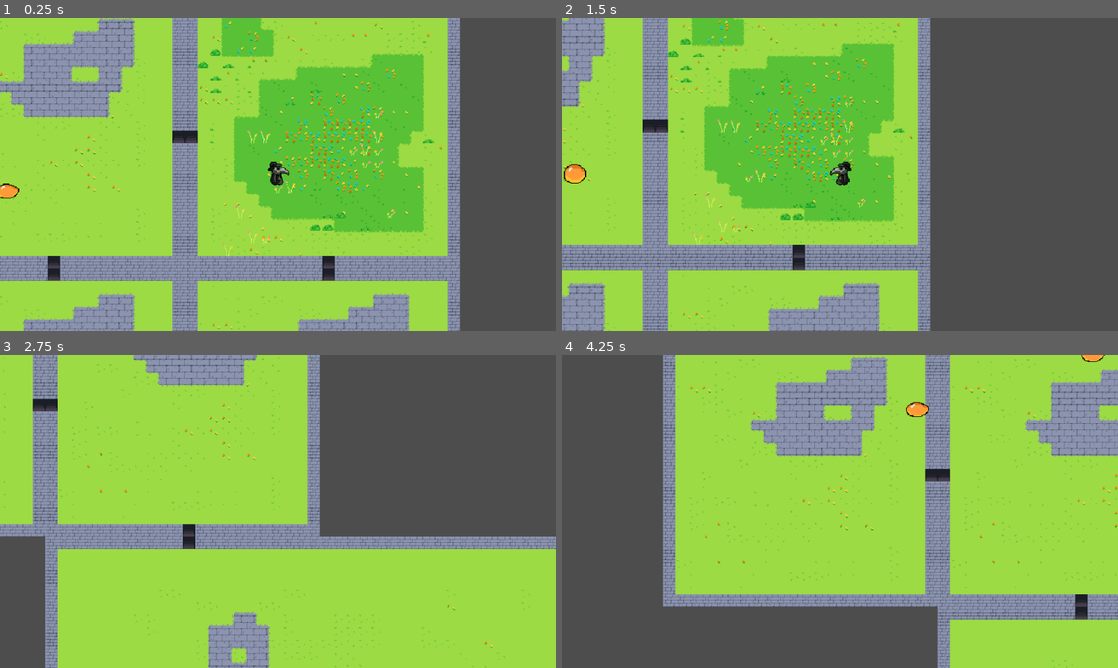
Above: before the commit, frames 1-4 (two rows, left to right).
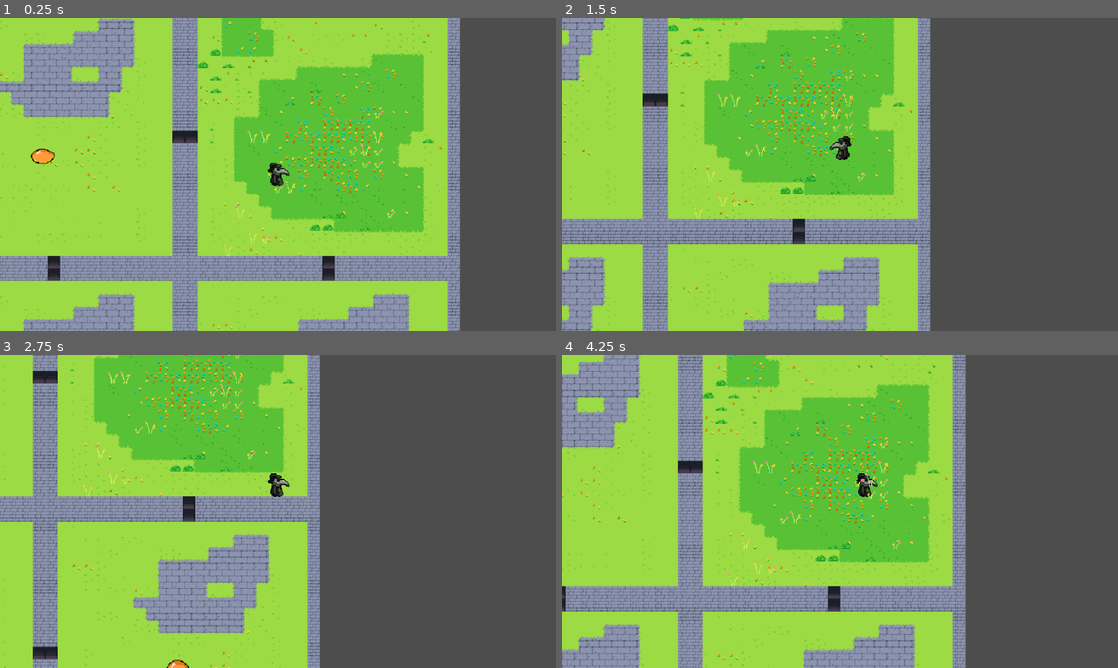
Above: after the commit, the same moments.

Repository: JohnHuber99/Black-Tower
Game: Godot game, scene res://Scenes/main.tscn
Same seed, same stepped clock (60 frames per second), same inputs: the game is played once before the commit and once after it.
Inputs (mouse positions are in pixels of both pictures, inside the frame that each line leads up to):
- Up to frame 1 (0.25 s): no input
- Up to frame 2 (1.5 s): move the mouse to (962, 158) at 0.52 s; hold D (right) 0.53-1.28 s; click (962, 158) at 0.6 s; move the mouse to (728, 190) at 1.27 s; hold S (down) from 1.28 s (still down); tap K (down_camera, bound only after the commit) at 1.35 s
- Up to frame 3 (2.75 s): move the mouse to (333, 442) at 2.02 s; release S (down) at 2.03 s; hold D (right) from 2.03 s (still down); hold Down (down_camera, bound only before the commit) from 2.03 s (still down)
- Up to frame 4 (4.25 s): move the mouse to (812, 574) at 2.77 s; release D (right) at 2.78 s; release Down (down_camera, bound only before the commit) at 2.78 s; hold W (up) 2.78-3.53 s; tap J (left_camera, bound only after the commit) at 2.85 s; move the mouse to (1006, 558) at 3.52 s; hold A (left) from 3.53 s (still down); hold Left (left_camera, bound only before the commit) from 3.53 s (still down)

The runs differ from the first frame. In frame 1, 0.4% of the frame differs, in the area x 0-53%, y 41-58%; in frame 2, 27%; in frame 3, 49%; in frame 4, 87%, in the area x 0-100%, y 0-100%.

Commit message:
Edited slime enemy and fixed big room bug

Diff:
--- a/Rooms/Big_Room.tscn
+++ b/Rooms/Big_Room.tscn
@@ -82,8 +82,11 @@
 sources/0 = SubResource("TileSetAtlasSource_vs6hy")
 sources/1 = SubResource("TileSetAtlasSource_oj5t8")
 
+[sub_resource type="RectangleShape2D" id="RectangleShape2D_rscgm"]
+size = Vector2(672, 672)
+
 [node name="Big Room" type="Node2D"]
-metadata/_edit_horizontal_guides_ = [-411.0]
+metadata/_edit_horizontal_guides_ = [0.0]
 
 [node name="BigRoomMapLayer" type="TileMapLayer" parent="."]
 position = Vector2(16, -96)
@@ -95,3 +98,9 @@
 position = Vector2(16, -96)
 tile_map_data = PackedByteArray("AAAAANr/AAAEAAAAAAAPANr/AAAEAAAAAAAPAOD/AQADAAAAAAAQANr/AAAEAAAAAAAqAP//AAAEAAAAAAD//9 …(3664 unchanged characters)…
 tile_set = SubResource("TileSet_7ugto")
+
+[node name="Area2D" type="Area2D" parent="."]
+
+[node name="CollisionShape2D" type="CollisionShape2D" parent="Area2D"]
+position = Vector2(352, -352)
+shape = SubResource("RectangleShape2D_rscgm")
--- a/Rooms/Boss_Room.tscn
+++ b/Rooms/Boss_Room.tscn
@@ -82,6 +82,9 @@
 sources/0 = SubResource("TileSetAtlasSource_6y5pn")
 sources/1 = SubResource("TileSetAtlasSource_avxoj")
 
+[sub_resource type="RectangleShape2D" id="RectangleShape2D_xcstg"]
+size = Vector2(672, 672)
+
 [node name="Boss_Room" type="Node2D"]
 
 [node name="BossRoomMapLayer" type="TileMapLayer" parent="."]
@@ -92,3 +95,9 @@
 z_index = -1
 tile_map_data = PackedByteArray("AAAAAOL/AAAHAAAAAAAAAOP/AAAEAAAAAAAAAOT/AAAHAAAAAAAAAOX/AAAGAAQAAAAAAOb/AAAEAAAAAAAAAO …(6960 unchanged characters)…
 tile_set = SubResource("TileSet_dthx4")
+
+[node name="Area2D" type="Area2D" parent="."]
+
+[node name="CollisionShape2D" type="CollisionShape2D" parent="Area2D"]
+position = Vector2(352, -352)
+shape = SubResource("RectangleShape2D_xcstg")
--- a/Rooms/Long_Room.tscn
+++ b/Rooms/Long_Room.tscn
@@ -82,6 +82,9 @@
 sources/0 = SubResource("TileSetAtlasSource_voxej")
 sources/1 = SubResource("TileSetAtlasSource_scouk")
 
+[sub_resource type="RectangleShape2D" id="RectangleShape2D_fstr7"]
+size = Vector2(672, 320)
+
 [node name="Long Room" type="Node2D"]
 
 [node name="LongRoomMapLayer" type="TileMapLayer" parent="."]
@@ -92,3 +95,9 @@
 z_index = -1
 tile_map_data = PackedByteArray("AAAVAO7/AQADAAAAAAAVAO//AQADAAAAAAAVAPD/AQADAAAAAAAVAPH/AQADAAAAAAAVAPL/AQADAAAAAAAVAP …(3840 unchanged characters)…
 tile_set = SubResource("TileSet_7ugto")
+
+[node name="Area2D" type="Area2D" parent="."]
+
+[node name="CollisionShape2D" type="CollisionShape2D" parent="Area2D"]
+position = Vector2(352, -176)
+shape = SubResource("RectangleShape2D_fstr7")
--- a/Rooms/Normal_Room.tscn
+++ b/Rooms/Normal_Room.tscn
@@ -1,8 +1,9 @@
-[gd_scene load_steps=7 format=4 uid="uid://fwh7s1rxc85i"]
+[gd_scene load_steps=9 format=4 uid="uid://fwh7s1rxc85i"]
 
 [ext_resource type="Texture2D" uid="uid://cmuu5ivjqf4ul" path="res://sprites/BT_Tile_Placeholders.png" id="1_w3ckf"]
-[ext_resource type="Script" path="res://Scripts/enemy_dungeon_spawn.gd" id="2_uhrl0"]
+[ext_resource type="Script" uid="uid://uhf160oax2pj" path="res://Scripts/enemy_dungeon_spawn.gd" id="2_uhrl0"]
 [ext_resource type="Texture2D" uid="uid://dxgpqhgixf3df" path="res://sprites/bt-tiles-1alt.png" id="2_vrhnp"]
+[ext_resource type="Script" uid="uid://b6gnwxoa44un1" path="res://Scripts/EnemyActivation.gd" id="4_xhdgs"]
 
 [sub_resource type="TileSetAtlasSource" id="TileSetAtlasSource_sf7h4"]
 texture = ExtResource("1_w3ckf")
@@ -83,6 +84,9 @@
 sources/0 = SubResource("TileSetAtlasSource_sf7h4")
 sources/1 = SubResource("TileSetAtlasSource_xu4xd")
 
+[sub_resource type="RectangleShape2D" id="RectangleShape2D_o24go"]
+size = Vector2(320, 320)
+
 [node name="Normal Room" type="Node2D"]
 
 [node name="RoomMapLayer" type="TileMapLayer" parent="."]
@@ -95,4 +99,12 @@
 tile_set = SubResource("TileSet_7ugto")
 
 [node name="EnemyDungeonSpawn" type="Marker2D" parent="."]
+position = Vector2(169, -146)
 script = ExtResource("2_uhrl0")
+
+[node name="RoomArea" type="Area2D" parent="."]
+script = ExtResource("4_xhdgs")
+
+[node name="CollisionShape2D" type="CollisionShape2D" parent="RoomArea"]
+position = Vector2(176, -176)
+shape = SubResource("RectangleShape2D_o24go")
--- a/Scenes/enemy.tscn
+++ b/Scenes/enemy.tscn
@@ -299,7 +299,8 @@
 "speed": 8.0
 }]
 
-[node name="Enemy" type="CharacterBody2D"]
+[node name="Enemy" type="CharacterBody2D" groups=["Enemies"]]
+z_index = 4
 script = ExtResource("1_g816c")
 
 [node name="CollisionShape2D" type="CollisionShape2D" parent="."]
--- a/Scenes/player.tscn
+++ b/Scenes/player.tscn
@@ -587,20 +587,15 @@
 shape = SubResource("CapsuleShape2D_tx1dd")
 
 [node name="PlayerSprite" type="AnimatedSprite2D" parent="."]
-position = Vector2(-12, -3)
+position = Vector2(2, -2)
 sprite_frames = SubResource("SpriteFrames_chjaw")
 animation = &"idle"
-offset = Vector2(14, 0)
 
 [node name="Camera2D" type="Camera2D" parent="."]
 position = Vector2(1, -1)
 script = ExtResource("7_3smsa")
 
-[node name="knifeSpawn" type="Node2D" parent="."]
-position = Vector2(6, 0)
-
 [node name="SmellingSalts" type="Node2D" parent="."]
-visible = false
 position = Vector2(0, 2)
 script = ExtResource("8_f1ek2")
 
@@ -612,7 +607,6 @@
 frame_progress = 1.0
 
 [node name="Health Component" parent="." instance=ExtResource("12_pu2lt")]
-visible = false
 
 [connection signal="destroyed" from="Health Component" to="." method="_on_health_component_destroyed"]
 [connection signal="health_change" from="Health Component" to="." method="_on_health_component_health_change"]
--- a/Scripts/DungeonRooms.gd
+++ b/Scripts/DungeonRooms.gd
@@ -114,7 +114,8 @@
 
 				match room_type:
 					START: room_instance = STARTING_ROOM.instantiate()
-					NORMAL: room_instance = NORMAL_ROOM.instantiate()
+					NORMAL:
+						room_instance = NORMAL_ROOM.instantiate()
 					BIG:
 						if Vector2(x, y) in big_room_list_spawn:
 							room_instance = BIG_ROOM.instantiate()
@@ -297,7 +298,7 @@
 	dungeon[y + 1][x] = BIG
 	dungeon[y + 1][x + 1] = BIG
 	big_room_list.append([[x, y],[x + 1, y],[x, y + 1],[x + 1, y + 1]])
-	big_room_list_spawn.append(Vector2(x, y))
+	big_room_list_spawn.append(Vector2(x, y+1))
 
 # Creates a Big Room on the left
 func placeBIGLeft(y, x):
--- /dev/null
+++ b/Scripts/EnemyActivation.gd
@@ -0,0 +1,11 @@
+extends Area2D
+
+signal enemy_activated
+
+func _ready():
+	connect("body_entered", _on_body_entered)
+
+func _on_body_entered(body):
+	var player = get_node("/root/Main/player")
+	if body.is_in_group("player"):  # Ensure the player is in a "player" group
+		emit_signal("enemy_activated")
--- a/Scripts/doorCode.gd
+++ b/Scripts/doorCode.gd
@@ -7,7 +7,7 @@
 	var player = get_node("/root/Main/player")
 	if body.is_in_group("player"):  # Ensure the player is in a "player" group
 		match get_parent().type:
-			"right": player.position += Vector2(50, 0)
-			"left": player.position += Vector2(-50, 0)
-			"up": player.position += Vector2(0, -60)
-			"down": player.position += Vector2(0, 60)
+			"right": player.position += Vector2(58, 0)
+			"left": player.position += Vector2(-58, 0)
+			"up": player.position += Vector2(0, -58)
+			"down": player.position += Vector2(0, 58)
--- a/Scripts/enemy.gd
+++ b/Scripts/enemy.gd
@@ -8,22 +8,29 @@
 @export var knockback = 400
 @export var wait_time: float = 0.5  # Time (in seconds) to wait after collision
 var is_waiting: bool = false  # Flag to track if waiting
+var enemyActivation = false
+var enemy_area : Node
 
 @onready var sprite = $AnimatedSprite2D
 @onready var health = $"Health Component"
+var player
 
 var hurt = false
 
+func _ready() -> void:
+	#CHANGE NOW BELOW DOESN'T WORK
+	enemy_area = get_parent().get_node("RoomArea")
+	enemy_area.connect("enemy_activated", _on_enemy_activated)
+
 func _physics_process(delta: float) -> void:
-	if is_waiting or hurt or health.is_defeated:
+	if is_waiting or hurt or health.is_defeated or !enemyActivation:
 		return  # Stop movement if in waiting state
 
-	var player = $"."  # Default to current node
-	if get_node_or_null("../player"):  # Check if player node exists
-		player = get_node("../player")
+	if get_node_or_null("/root/Main/player"):  # Check if player node exists
+		player = get_node("/root/Main/player")
 
 	# Calculate direction towards the player
-	var direction = (player.position - position).normalized()
+	var direction = (player.global_position - global_position).normalized()
 
 	# Set motion vector
 	var motion = direction * speed * delta
@@ -36,9 +43,9 @@
 	if collision:
 		var collider = collision.get_collider()
 		if collider == player:
-			handle_player_collision(player)
+			handle_player_collision()
 
-func handle_player_collision(player):
+func handle_player_collision():
 	if player.iframe_timer > 0:
 		return
 
@@ -58,10 +65,9 @@
 	if hurt or health.is_defeated:
 		return
 
-	var player = $"."
 	# This should be whatever the player instance is
-	if (get_node("../player") != null):
-		player = get_node("../player")
+	if (get_node("/root/Main/player") != null):
+		player = get_node("/root/Main/player")
 
 	var x_distance = position.x - player.position.x
 	var y_distance = position.y - player.position.y
@@ -92,3 +98,6 @@
 	sprite.play("death")
 	await sprite.animation_finished
 	queue_free()
+
+func _on_enemy_activated() -> void:
+	enemyActivation = true
--- a/Scripts/enemy_dungeon_spawn.gd
+++ b/Scripts/enemy_dungeon_spawn.gd
@@ -5,9 +5,7 @@
 
 func _ready() -> void:
 	var enemy_instance = ENEMY.instantiate()
-	enemy_instance.global_position = global_position + Vector2(100, -100)  # Set initial position
+	enemy_instance.global_position = position  # Set initial position
 	enemy_instance.visible = true
 	enemy_instance.z_index = 1  # Make sure the enemy is in front
-	if enemy_instance.get_parent() != null:
-		enemy_instance.get_parent().remove_child(enemy_instance)
-	main_scene.add_child.call_deferred(enemy_instance)
+	get_parent().add_child.call_deferred(enemy_instance)
--- a/project.godot
+++ b/project.godot
@@ -25,6 +25,10 @@
 [dotnet]
 
 project/assembly_name="Black Tower"
+
+[global_group]
+
+Enemies=""
 
 [input]
 
@@ -83,22 +87,22 @@
 }
 up_camera={
 "deadzone": 0.2,
-"events": [Object(InputEventKey,"resource_local_to_scene":fa …(140 unchanged characters)… d":false,"keycode":0,"physical_keycode":4194320,"key_label":0,"unicode":0,"location":0,"echo":false,"script":null)
+"events": [Object(InputEventKey,"resource_local_to_scene":fa …(140 unchanged characters)… d":false,"keycode":0,"physical_keycode":73,"key_label":0,"unicode":105,"location":0,"echo":false,"script":null)
 ]
 }
 down_camera={
 "deadzone": 0.2,
-"events": [Object(InputEventKey,"resource_local_to_scene":fa …(140 unchanged characters)… d":false,"keycode":0,"physical_keycode":4194322,"key_label":0,"unicode":0,"location":0,"echo":false,"script":null)
+"events": [Object(InputEventKey,"resource_local_to_scene":fa …(140 unchanged characters)… d":false,"keycode":0,"physical_keycode":75,"key_label":0,"unicode":107,"location":0,"echo":false,"script":null)
 ]
 }
 left_camera={
 "deadzone": 0.2,
-"events": [Object(InputEventKey,"resource_local_to_scene":fa …(140 unchanged characters)… d":false,"keycode":0,"physical_keycode":4194319,"key_label":0,"unicode":0,"location":0,"echo":false,"script":null)
+"events": [Object(InputEventKey,"resource_local_to_scene":fa …(140 unchanged characters)… d":false,"keycode":0,"physical_keycode":74,"key_label":0,"unicode":106,"location":0,"echo":false,"script":null)
 ]
 }
 right_camera={
 "deadzone": 0.2,
-"events": [Object(InputEventKey,"resource_local_to_scene":fa …(140 unchanged characters)… d":false,"keycode":0,"physical_keycode":4194321,"key_label":0,"unicode":0,"location":0,"echo":false,"script":null)
+"events": [Object(InputEventKey,"resource_local_to_scene":fa …(140 unchanged characters)… d":false,"keycode":0,"physical_keycode":76,"key_label":0,"unicode":108,"location":0,"echo":false,"script":null)
 ]
 }
 
Not shown: 1 places in Rooms/Big_Room.tscn that only renumber resources
Not shown: 1 places in Rooms/Boss_Room.tscn that only renumber resources
Not shown: 1 places in Rooms/Door.tscn that only renumber resources
Not shown: 1 places in Rooms/Long_Room.tscn that only renumber resources
Not shown: 3 places in Rooms/Starting_Room.tscn that only renumber resources
Not shown, added: Scripts/EnemyActivation.gd.uid
